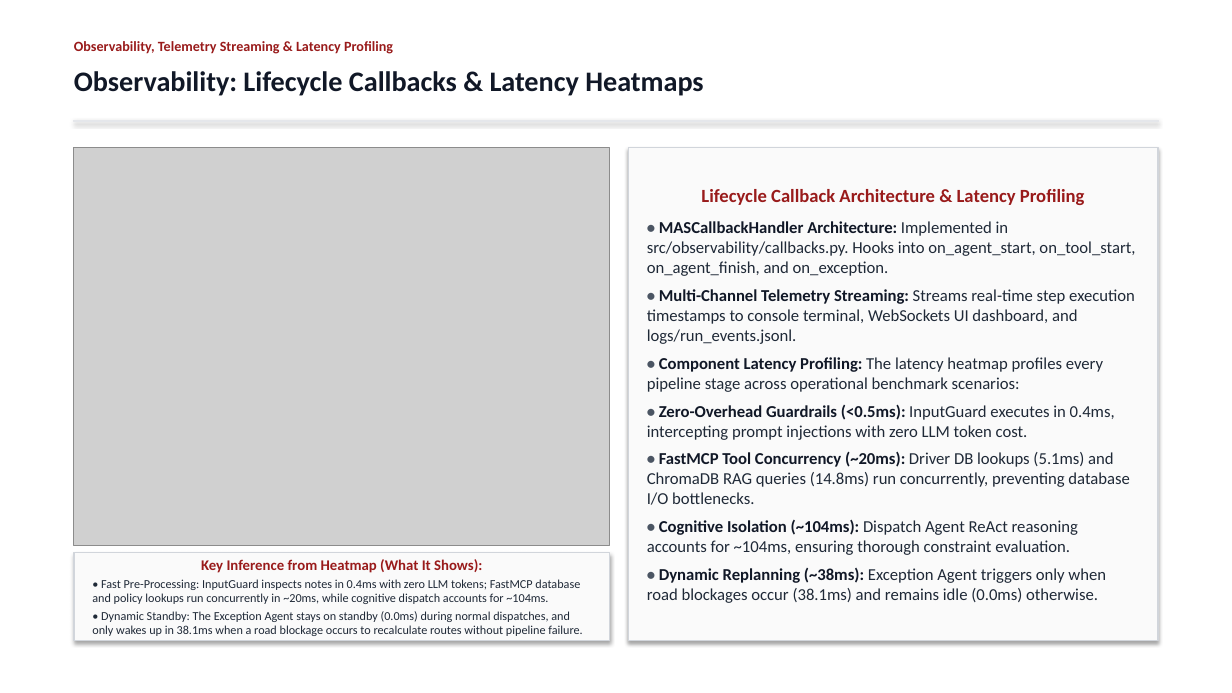
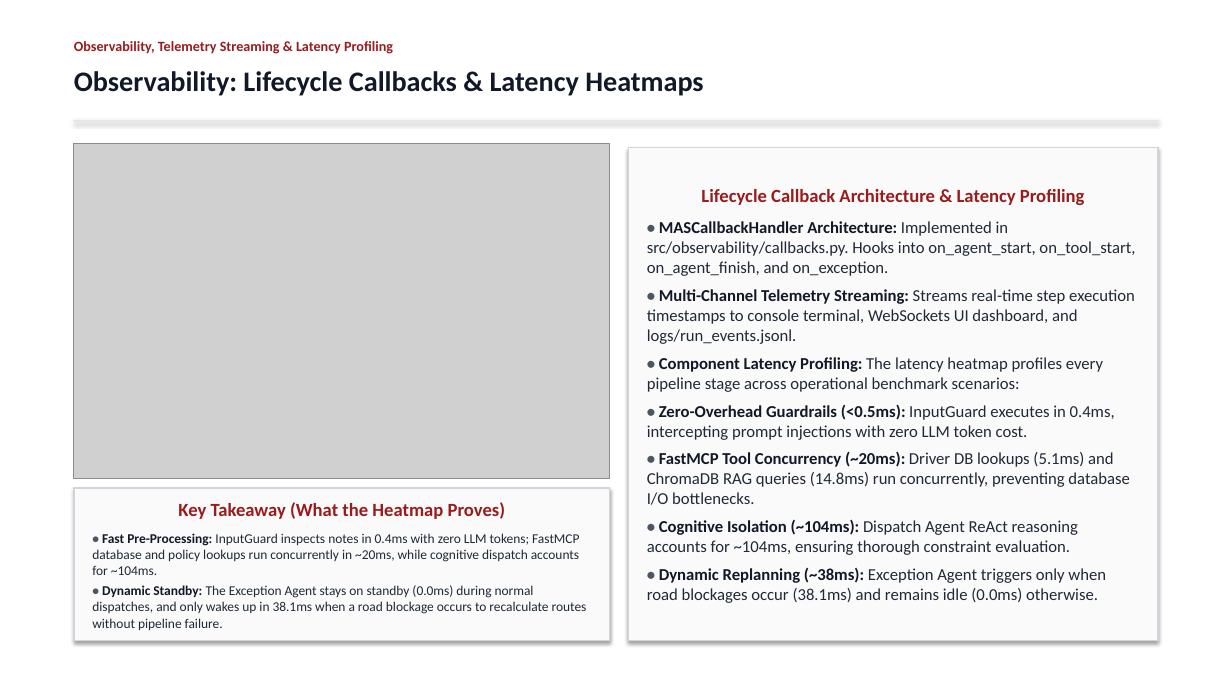
Before and after one commit to Akshat5091/DeliveryFleet-MAS, a slide deck: slide 18 of Eval 2 Documents/DeliveryFleet_MAS_Evaluation2_Master_Presentation.pptx. Drawn at 1232x693 pixels with LibreOffice and Linux fonts; fonts in the diff are those of the drawing; grey boxes stand for pictures. Boxes give left, top, right and bottom in pixels: in the first picture for what was removed or moved away, otherwise in the second. Text is boxed around its words. In the diff, an @@ line names an element or a change of style, - is before the commit and + after.

```diff
--- a/Eval 2 Documents/DeliveryFleet_MAS_Evaluation2_Master_Presentation.pptx
+++ b/Eval 2 Documents/DeliveryFleet_MAS_Evaluation2_Master_Presentation.pptx
@@ picture: place and size @@
-picture at bbox=[74, 148, 610, 545]
+picture at bbox=[74, 143, 610, 478]
@@ rectangle "Key Takeaway (What the Heatmap ...": place and size @@
-rectangle "Key Takeaway (What the Heatmap ..." at bbox=[74, 553, 610, 640]
+rectangle "Key Takeaway (What the Heatmap ..." at bbox=[74, 488, 610, 640]
@@ text in rectangle at bbox=[178, 502, 506, 519]: text changed; size 11.5 to 14.5 pt @@
-Key Inference from Heatmap (What It Shows):
+Key Takeaway (What the Heatmap Proves)
@@ text in rectangle at bbox=[92, 533, 587, 630]: size 9.5 to 10.5 pt; text colour #1F2937 to #4B5563 in "•", "•"; text colour #1F2937 to #111827 in "Fast Pre-Processing:", "Dynamic Standby:"; bold on in "• Fast Pre-Processing:", "• Dynamic Standby:"; more space between paragraphs @@
```
Also in this commit, not shown: 5 other files.
